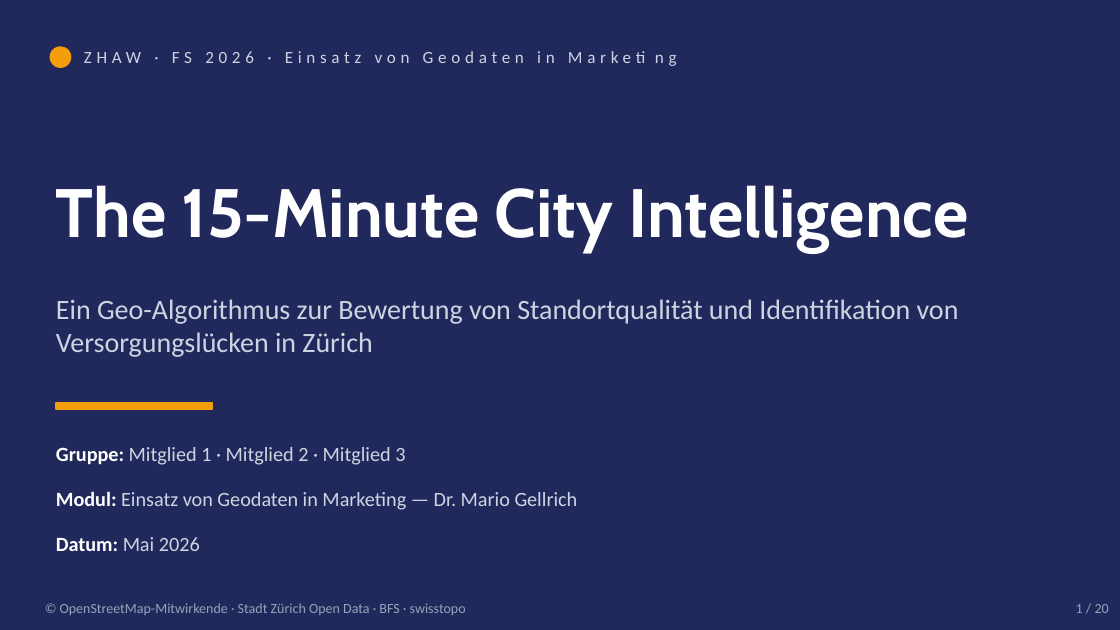
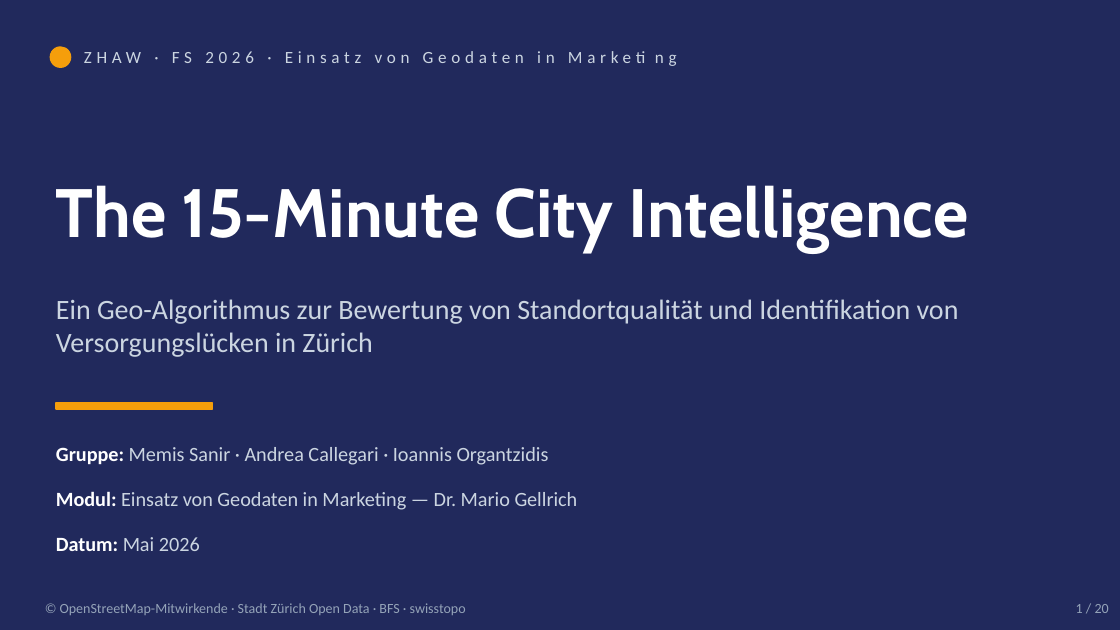
Before and after one commit to sanirmem/zh15min, a slide deck: slide 1 of reports/zh15min_slides.pptx. Drawn at 1120x630 pixels with LibreOffice and Linux fonts; fonts in the diff are those of the drawing. Boxes give left, top, right and bottom in pixels: in the first picture for what was removed or moved away, otherwise in the second. Text is boxed around its words. In the diff, an @@ line names an element or a change of style, - is before the commit and + after.

```diff
--- a/reports/zh15min_slides.pptx
+++ b/reports/zh15min_slides.pptx
@@ text at <box>56,447,549,465</box>: text changed @@
-Gruppe: Mitglied 1 · Mitglied 2 · Mitglied 3
+Gruppe: Memis Sanir · Andrea Callegari · Ioannis Organtzidis
```
Also in this commit, not shown: 1 other slide changed, 5 other files.
